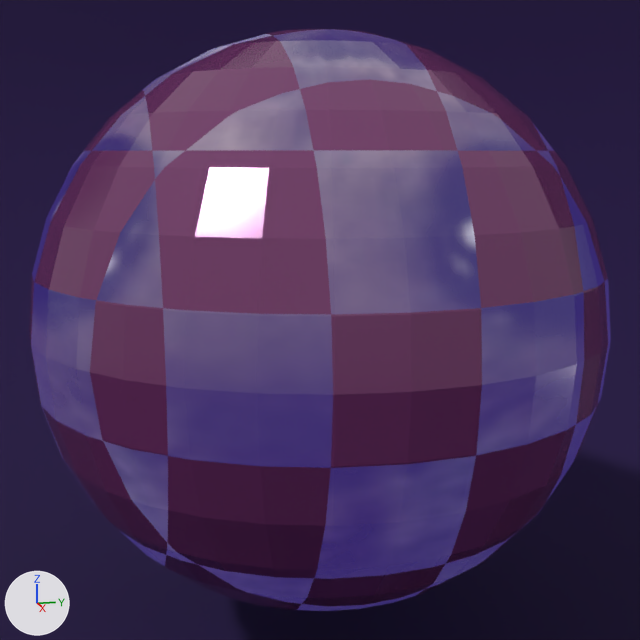
The Blender file BlenderProjects/melon.blend: old version first, new version second.
The view is the same before and after, from a 50 mm lens placed at (-2.61, -1.02, 3.05), pointed at (-6.51, -0.08, 2.29). The axes (+X, +Y, +Z) are drawn at lower left. The lights are the same throughout.
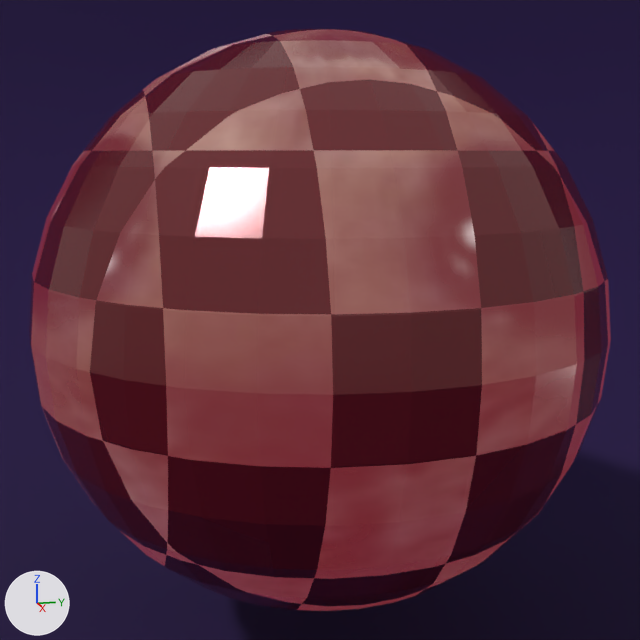
Pixel boxes [x1, y1, x2, y2] of what changed, in the pictures (640 x 640 px):
'Sphere', recoloured: [29, 29, 611, 611] in both

Diff of the bpy script that builds the scene:
```diff
--- a/BlenderProjects/melon.blend.py
+++ b/BlenderProjects/melon.blend.py
@@ mat_material @@
 mat_material = bpy.data.materials.new('Material')
-# nodes: BsdfPrincipled, Mapping x2, OutputMaterial, TexChecker x2, TexCoord x2, TexImage
-# colours: dark purple #7c3a6f, blue #3f2f89, black #000000
+# nodes: AddShader, BsdfPrincipled, Mapping x2, OutputMaterial, RGB x2, TexChecker x2, TexCoord x2, TexImage
+# colours: black #000000, dark red #6e1820, dark red #6e2029
 # uses the picture img_raton_jpeg
```
